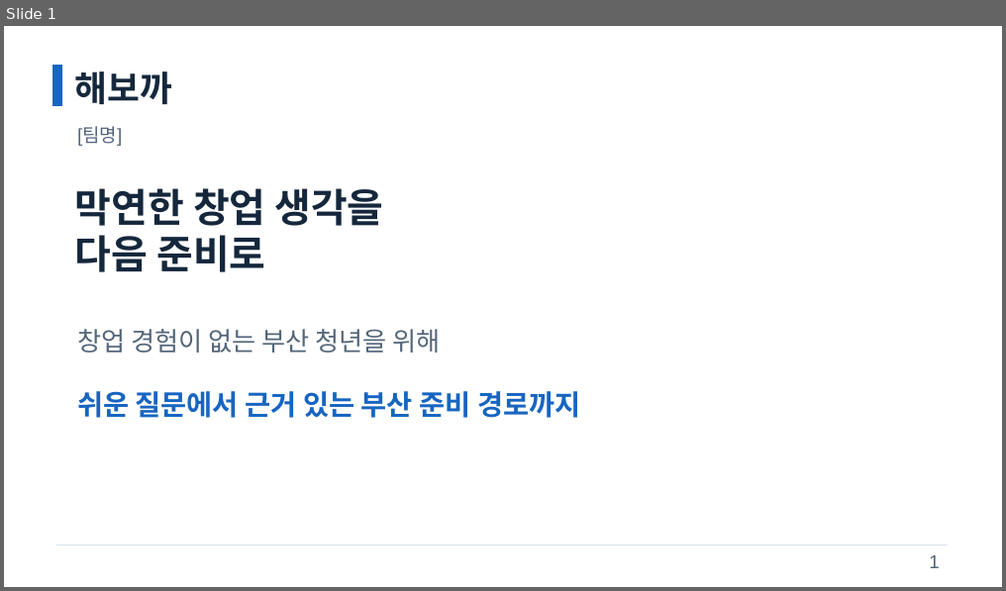
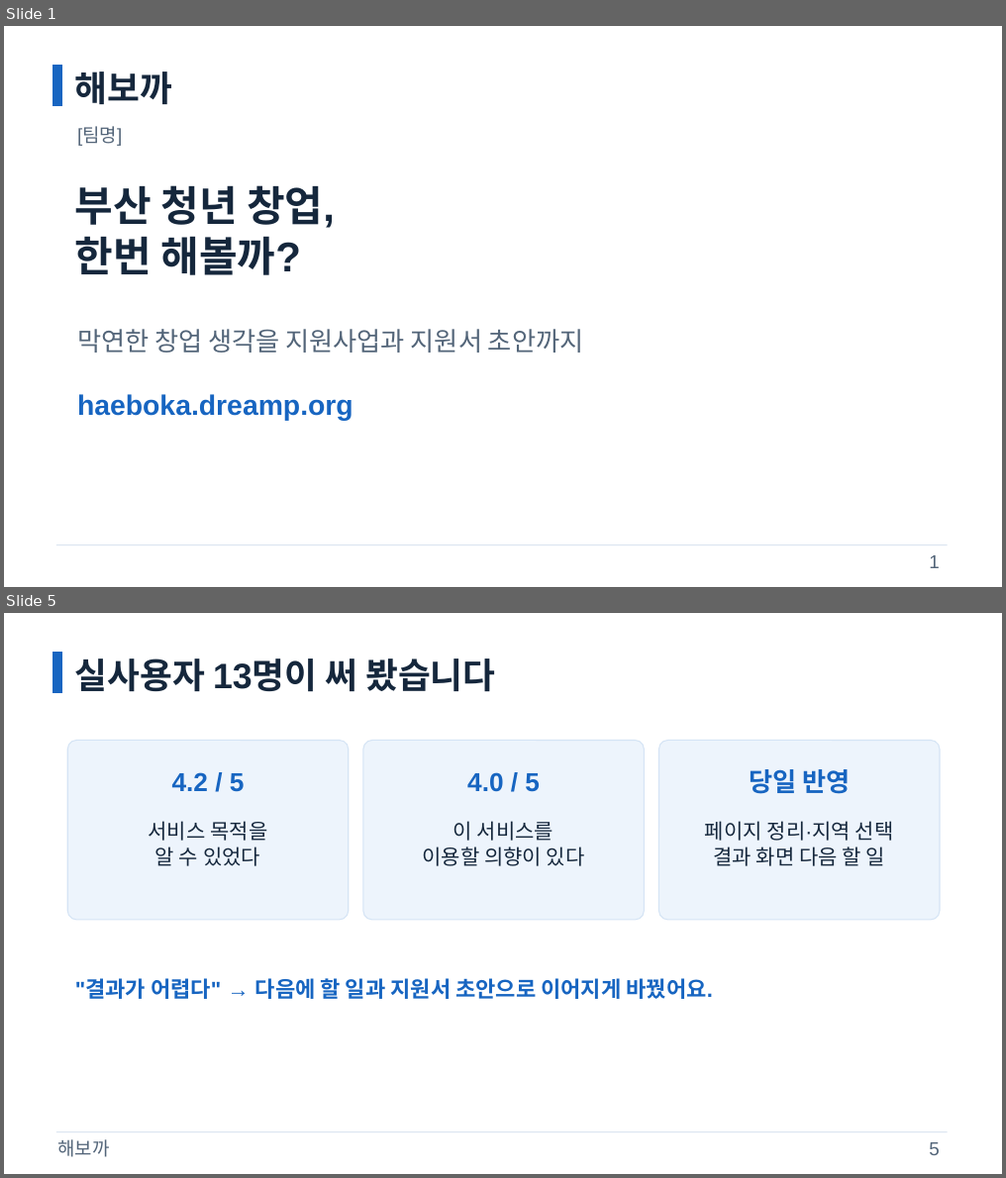
Before and after one commit to samsepi0l-1337/hackaton, a slide deck: docs/presentation/gil-pitch.pptx. Shown one above the other, each under a label of ours: slide 1 before the commit, slides 1 and 5 after it; the slides between them are not shown. The pictures are 1006x591 and 1006x1178 pixels, drawn with LibreOffice and Linux fonts; fonts in the diff are those of the drawing. Boxes give left, top, right and bottom in pixels: in the first picture for what was removed or moved away, otherwise in the second. Text is boxed around its words. In the diff, an @@ line names an element or a change of style, - is before the commit and + after.

```diff
--- a/docs/presentation/gil-pitch.pptx
+++ b/docs/presentation/gil-pitch.pptx
@@ slide 5 added at (x1=4, y1=613, x2=1002, y2=1174), background #FFFFFF @@
@@ rectangle added at (x1=53, y1=652, x2=62, y2=693), fill #1765C1, outline #1765C1 1 pt @@
@@ text added at (x1=75, y1=659, x2=495, y2=692), 34 pt, text #15273C, bold @@
+실사용자 13명이 써 봤습니다
@@ rounded rectangle added at (x1=67, y1=741, x2=349, y2=920), fill #EDF4FC, outline #D5E4F5 1 pt @@
@@ rounded rectangle added at (x1=363, y1=741, x2=645, y2=920), fill #EDF4FC, outline #D5E4F5 1 pt @@
@@ rounded rectangle added at (x1=659, y1=741, x2=940, y2=920), fill #EDF4FC, outline #D5E4F5 1 pt @@
@@ text added at (x1=172, y1=772, x2=245, y2=792), 25 pt, text #1765C1, bold @@
+4.2 / 5
@@ text added at (x1=467, y1=772, x2=540, y2=792), 25 pt, text #1765C1, bold @@
+4.0 / 5
@@ text added at (x1=748, y1=769, x2=849, y2=794), 25 pt, text #1765C1, bold @@
+당일 반영
@@ text added at (x1=149, y1=821, x2=267, y2=866), 20 pt, text #15273C @@
+서비스 목적을
+알 수 있었다
@@ text added at (x1=422, y1=821, x2=585, y2=866), 20 pt, text #15273C @@
+이 서비스를
+이용할 의향이 있다
@@ text added at (x1=705, y1=821, x2=894, y2=866), 20 pt, text #15273C @@
+페이지 정리·지역 선택
+결과 화면 다음 할 일
@@ text added at (x1=75, y1=978, x2=713, y2=999), 21 pt, text #1765C1, bold @@
+"결과가 어렵다" → 다음에 할 일과 지원서 초안으로 이어지게 바꿨어요.
@@ line added from (56, 1133) to (947, 1133), #DBE5F0 1 pt @@
@@ text added at (x1=57, y1=1140, x2=109, y2=1157), 18 pt, text #536579 @@
+해보까
@@ text added at (x1=929, y1=1143, x2=940, y2=1156), 18 pt, text #536579 @@
+5
@@ slide 1 changed as well @@
@@ text at (x1=75, y1=185, x2=335, y2=275): text changed; size 38 to 40 pt @@
-막연한 창업 생각을
-다음 준비로
+부산 청년 창업,
+한번 해볼까?
@@ text at (x1=77, y1=329, x2=583, y2=353): text changed @@
-창업 경험이 없는 부산 청년을 위해
+막연한 창업 생각을 지원사업과 지원서 초안까지
@@ text at (x1=77, y1=394, x2=353, y2=420): text changed @@
-쉬운 질문에서 근거 있는 부산 준비 경로까지
+haeboka.dreamp.org
```
Also in this commit, not shown: 1 other slide changed, 4 other slides added, 4 slides removed, 4 other files.
